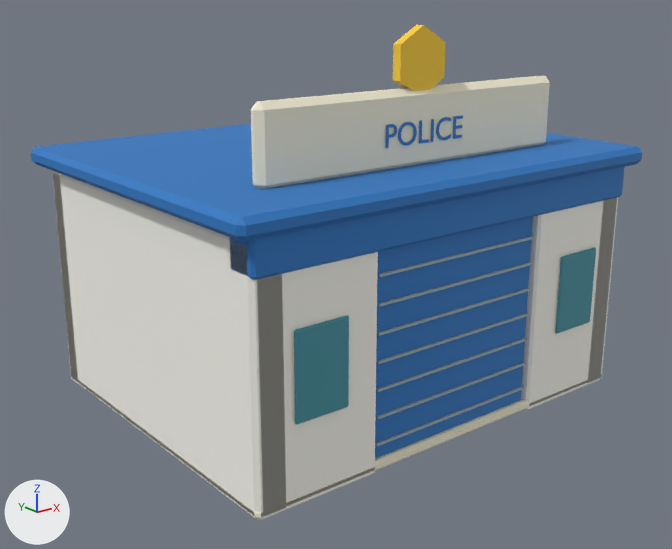
The glTF model models/police-station.glb, before and after one commit.
Both versions are drawn from a 50 mm lens placed at (-9.04, -11.27, 6.37), pointed at (-0.2, -0.23, 1.95). Every picture has the same lights, and +X, +Y and +Z are marked at lower left. The first picture is the older version. Where no turn or scale is listed for an object, it has been applied to the vertices. Vertices at exactly the same position are counted once.

Before the edit, the objects in view are built like this:
```python
me_cube_021 = bpy.data.meshes.new('Cube.021')
me_cube_021.from_pydata(...)  # 804 vertices, 1544 faces; spans x -3.75..3.75, y -3.0..3.0, z 0.0..5.83
# faces by material slot: [88, 220, 56, 1160, 20]
me_cube_021.materials.append(mat_cream)  # pale yellow #f7f1d7
me_cube_021.materials.append(mat_white)  # white #fcfaf2
me_cube_021.materials.append(mat_glass)  # cyan #4593a2
me_cube_021.materials.append(mat_policeblue)  # blue #2c79c4
me_cube_021.materials.append(mat_yellow)  # yellow #ffd038
# before: 120 (-3.41, -2.76, 0.0) at pixel (261, 519), 121 (-3.41, -2.8, 0.04) at pixel (263, 518), 122 (-3.45, -2.76, 0.04) at pixel (258, 518), 123 (-3.41, -2.8, 3.56), 124 (-3.41, -2.76, 3.6)
# before: 125 (-3.45, -2.76, 3.56), 126 (-3.41, -2.44, 0.0), 127 (-3.45, -2.44, 0.04), 128 (-3.41, -2.4, 0.04), 129 (-3.41, -2.44, 3.6)
# before: 130 (-3.41, -2.4, 3.56), 131 (-3.45, -2.44, 3.56)
# before: 156 (3.41, -2.76, 0.0) at pixel (598, 380), 157 (3.45, -2.76, 0.04) at pixel (599, 377), 158 (3.41, -2.8, 0.04) at pixel (600, 379), 159 (3.41, -2.76, 3.6), 160 (3.41, -2.8, 3.56)
# before: 161 (3.45, -2.76, 3.56), 162 (3.41, -2.44, 0.0), 163 (3.41, -2.4, 0.04), 164 (3.45, -2.44, 0.04), 165 (3.41, -2.44, 3.6)
# before: 166 (3.45, -2.44, 3.56), 167 (3.41, -2.4, 3.56)
me_cube_032 = bpy.data.meshes.new('Cube.032')
me_cube_032.from_pydata(...)  # 80 vertices, 128 faces; spans x -1.52..1.52, y -2.75..-2.57, z 0.16..3.16
# faces by material slot: [44, 84]
me_cube_032.materials.append(mat_policeblue)  # blue #2c79c4
me_cube_032.materials.append(mat_steel)  # light grey #a6b8bf
ob_building = bpy.data.objects.new('Building', me_cube_021)
ob_building.location = (0.0, 0.0, 0.0)
ob_shutter = bpy.data.objects.new('Shutter', me_cube_032)
ob_shutter.location = (0.0, 0.0, 0.0)
```
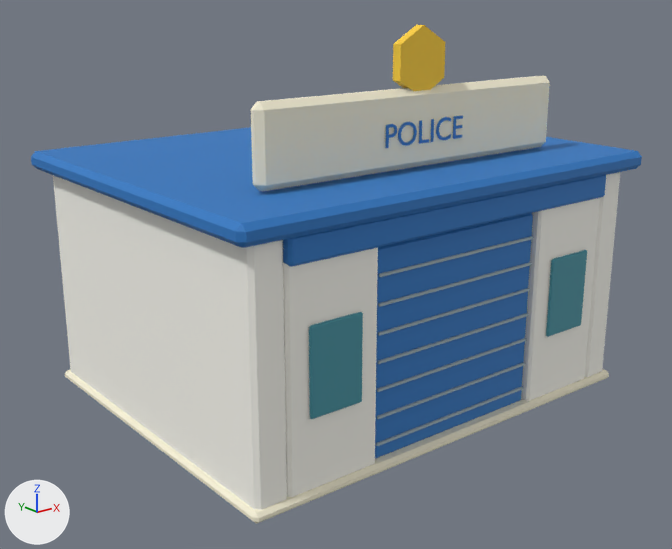
Pixel boxes (x1, y1, x2, y2) of what changed, in the pictures (672 x 549 px; the box of a moved part takes in the faces that stretch with it):
'Building', reshaped: before (31, 25, 642, 520); after (31, 25, 642, 523)
part 1 of me_cube_021, moved or reshaped: before (71, 375, 602, 517); after (65, 369, 609, 523)
part 2 of me_cube_021, moved or reshaped (not visible afterwards): before (53, 171, 81, 386)
part 3 of me_cube_021, moved or reshaped: before (294, 315, 349, 424); after (309, 312, 363, 419)
part 4 of me_cube_021, moved or reshaped: before (555, 247, 596, 334); after (546, 250, 587, 337)
part 5 of me_cube_021, moved or reshaped: before (230, 167, 624, 280); after (283, 175, 606, 267)
part 6 of me_cube_021, moved or reshaped: before (31, 124, 642, 242); after (31, 127, 642, 248)
part 7 of me_cube_021, moved or reshaped: before (257, 252, 378, 520); after (283, 243, 378, 497)
part 8 of me_cube_021, moved or reshaped: before (529, 199, 617, 409); after (529, 198, 600, 401)

The change in detail:
me_cube_021 has 804 vertices, 1544 faces and spans x -3.75..3.75, y -3.0..3.0, z 0.0..5.83.
me_cube_021 is used by ob_building; location (0.0, 0.0, 0.0).
me_cube_021 part 1: the loose piece of 24 vertices spanning x -3.5..3.5, y -2.8..2.8, z 0.02..0.18 is scaled about its middle by (1.02, 1.03, 1).
me_cube_021 part 2: the loose piece of 24 vertices spanning x -3.5..3.5, y 2.42..2.77, z 0.0..3.6 is scaled about its middle by (0.856, 1, 1).
me_cube_021 part 3: the loose piece of 16 vertices spanning x -2.92..-2.08, y -2.86..-2.8, z 1.17..2.42 is moved by (0.22, 0.0, 0.0).
me_cube_021 part 4: the loose piece of 16 vertices spanning x 2.08..2.92, y -2.86..-2.8, z 1.17..2.42 is moved by (-0.22, 0.0, 0.0).
me_cube_021 part 5: the loose piece of 24 vertices spanning x -3.5..3.5, y -2.85..-2.35, z 3.15..3.75 is scaled about its middle by (0.856, 1.13, 0.599), then moved by (0.0, 0.0, -0.04).
me_cube_021 part 6: the loose piece of 24 vertices spanning x -3.75..3.75, y -3.0..3.0, z 3.66..3.94 is moved by (0.0, 0.0, -0.07).
Part 7, on me_cube_021:
Vertices 120 to 131 of me_cube_021 move by (0.45, 0.0, 0.0).
Part 8, on me_cube_021:
Vertices 156 to 167 of me_cube_021 move by (-0.45, 0.0, 0.0).
